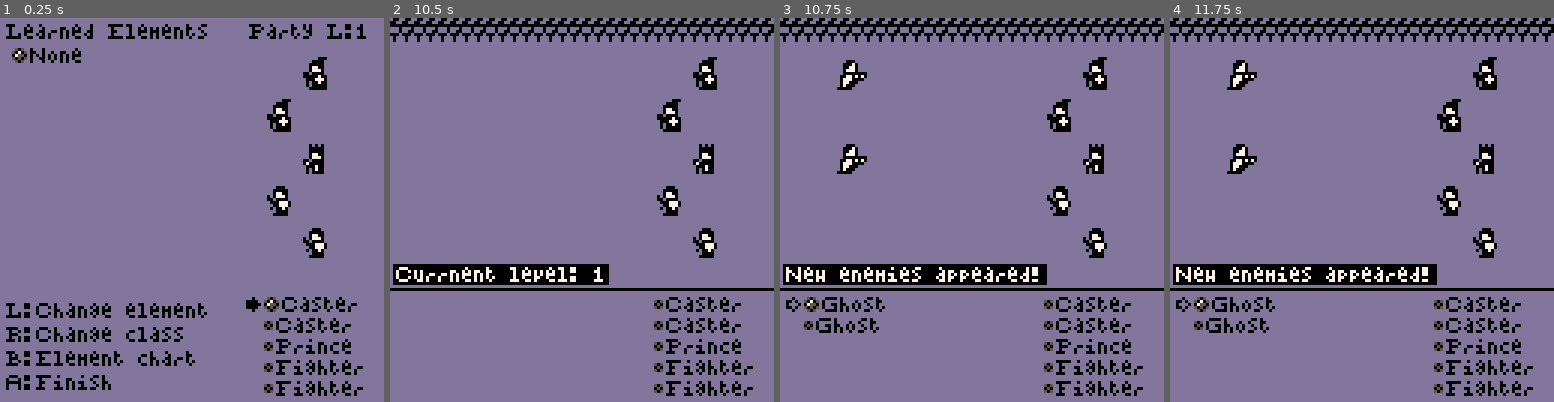
Above: before the commit, frames 1-4 (left to right).
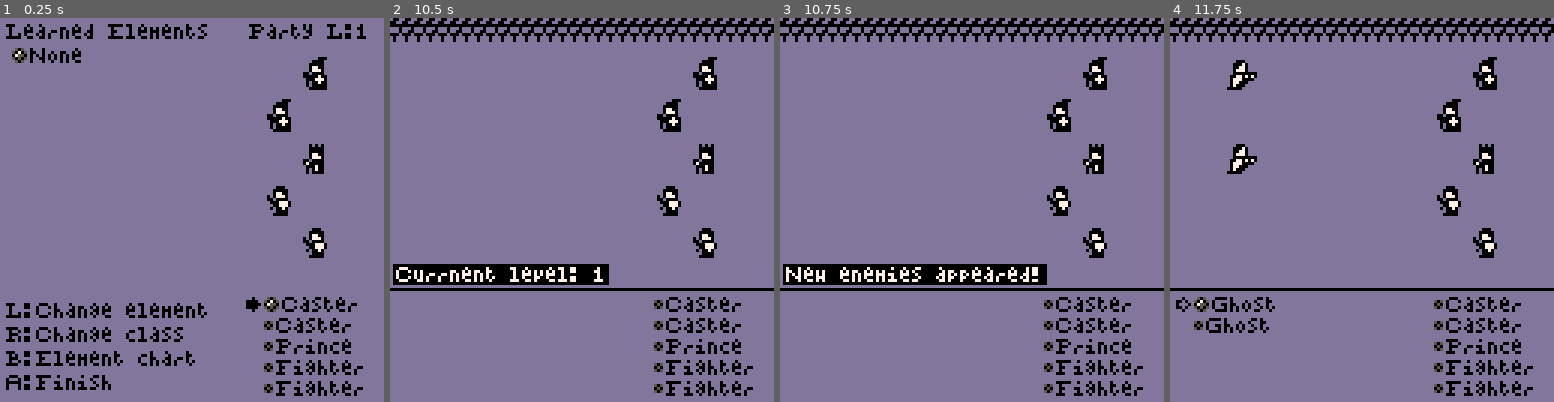
Above: after the commit, the same moments.

Repository: JohnAdamZiolkowski/Pico8-Hive
Game: PICO-8 cartridge prince/prince.p8
The game is run twice, just before and just after one commit, with the same random seed, the same clock (stepped at 60 frames per second) and the same inputs.
Inputs:
- Up to frame 1 (0.25 s): no input
- Up to frame 2 (10.5 s): tap X (X key) at 0.33, 1.07, 1.85, 2.97, 4.08, 5.2, 6.32, 7.43, 8.55, 9.67 s; tap O (Z key) at 0.7, 1.7, 2.1, 2.5, 2.9, 3.3, 3.7, 4.1, 4.5, 4.9, 5.3, 5.7, 6.1, 6.5, 6.9, 7.3, 7.7, 8.1, 8.5, 8.9, 9.3, 9.7, 10.1 s; hold Right 1.6-2.1 s; hold Up 2.15-2.42 s; hold Right 2.47-3.03 s; hold Left 3.08-3.58 s; hold Down 3.63-3.97 s; hold Right 4.02-4.68 s; hold Up 4.73-5.03 s; hold Left 5.08-5.68 s; hold Down 5.73-6.03 s; hold Right 6.08-6.58 s; hold Right 6.63-7.13 s; hold Up 7.18-7.45 s; hold Right 7.5-8.07 s; hold Left 8.12-8.62 s; hold Down 8.67-9 s; hold Right 9.05-9.72 s; hold Up 9.77-10.07 s; hold Left from 10.12 s (still down)
- Up to frame 3 (10.75 s): tap O (Z key) at 10.5 s; release Left at 10.72 s
- Up to frame 4 (11.75 s): hold Down 10.77-11.07 s; tap X (X key) at 10.78 s; tap O (Z key) at 10.9, 11.3, 11.7 s; hold Right 11.12-11.62 s

Frames 1-2 are identical in both runs. In frame 3, 1.5% of the frame differs, in the area x 1-28%, y 10-83%; in frame 4, 3.8%, in the area x 0-70%, y 64-70%.

Commit message:
continued work on state management

Diff:
--- a/prince/prince.p8
+++ b/prince/prince.p8
@@ -101,7 +101,7 @@
  //safely clears a list
  //ignores non-list table items
  assert(type(list)==table)
- assert(#list>0)
+ //assert(#list>0)
  local length = #list
  for i=length,1,-1 do
   local item = list[i]
@@ -184,8 +184,11 @@
 states = {
  arena="arena",
  settings="settings",
- team_building="team_building",
- element_chart="element_chart",
+ team_building="team building",
+ element_chart="element chart",
+ attacking="attacking",
+ battle_over="battle over",
+ game_over="game over",
  stack={"arena"}
 }
 
@@ -547,7 +550,7 @@
 end
 
 function set_up_arena()
- set_state(states.arena)
+ //set_state(states.arena)
  arena = {}
 
  arena.party = {n="party"}
@@ -575,19 +578,21 @@
 end
 
 function pop_state()
- local state = get_state()
- del(states.stack, state)
+ local prev_state = get_state()
+ del(states.stack, prev_state)
 
  state = get_state()
  if state == states.arena then
-  if #arena.enemies == 0 then
+  if prev_state == states.team_building
+   or prev_state == states.battle_over
+    or prev_state == states.game_over then
    set_up_enemies()
   end
   draw_arena()
   draw_options()
   //possible bug if auto
   //already on
-  if auto then auto_turn() end
+  //if auto then auto_turn() end
  elseif get_state() == states.team_building then
   draw_team_building()
  end
@@ -603,8 +608,18 @@
 
 function _update()
  local state = get_state()
+
  if state == states.arena then
   update_arena()
+
+ elseif state == states.attacking then
+  update_attack()
+
+ elseif state == states.game_over then
+  update_game_over()
+
+ elseif state == states.battle_over then
+  update_battle_over()
 
  elseif state == states.element_chart then
   if btnp(🅾️) or btnp(❎)
@@ -622,46 +637,39 @@
 end
 
 function update_arena()
-	if attack_ticks then
-  update_attack()
- elseif over_ticks then
-  update_battle_over()
- elseif game_over_ticks then
-  update_game_over()
+
+ if turn == arena.party then
+  if not auto then
+   if btnp(⬅️) then
+    init_element_chart()
+   elseif btnp(➡️) then
+    enter_settings()
+   elseif btnp(⬆️) then
+    cur.i -= 1
+    cap_cursor()
+    draw_arena()
+    draw_options()
+   elseif btnp(⬇️) then
+    cur.i += 1
+    cap_cursor()
+    draw_arena()
+    draw_options()
+   elseif btnp(🅾️) then
+    select()
+   elseif btnp(❎) then
+    deselect()
+  	end
+  else
+   if btnp(❎) then
+    end_auto_turn()
+   else
+    update_auto_turn()
+   end
+  end
+ elseif turn == arena.enemies then
+  update_auto_turn()
  else
-  if turn == arena.party then
-   if not auto then
-    if btnp(⬅️) then
-     init_element_chart()
-    elseif btnp(➡️) then
-     enter_settings()
-    elseif btnp(⬆️) then
-     cur.i -= 1
-     cap_cursor()
-     draw_arena()
-     draw_options()
-    elseif btnp(⬇️) then
-     cur.i += 1
-     cap_cursor()
-     draw_arena()
-     draw_options()
-    elseif btnp(🅾️) then
-     select()
-    elseif btnp(❎) then
-     deselect()
-   	end
-   else
-    if btnp(❎) then
-     end_auto_turn()
-    else
-     update_auto_turn()
-    end
-   end
-  elseif turn == arena.enemies then
-   update_auto_turn()
-  else
-   assert(false, turn)
-  end
+  assert(false, turn)
  end
 end
 
@@ -806,6 +814,7 @@
 -- attack
 
 function attack()
+ push_state(states.attacking)
  attack_ticks = 0
 
  attacker = lget(turn,cur.s.i)
@@ -929,8 +938,9 @@
   targets = nil
 
   toggle_turn()
-  draw_arena()
-  draw_options()
+  //draw_arena()
+  //draw_options()
+  pop_state()
   check_over()
  end
 end
@@ -1016,6 +1026,7 @@
 
 
 function battle_over()
+ push_state(states.battle_over)
  over_ticks = 0
 end
 
@@ -1043,6 +1054,7 @@
  	 if arena.party.level > #levels then
  	  arena.party.level = #levels
  	 end
+   did_level = true
    revive()
    text = "^level up!! ^now at "..arena.party.level
   else
@@ -1053,16 +1065,22 @@
   note(text)
 
  elseif over_ticks == 20*delay then
-  set_up_enemies()
-  draw_arena()
-  draw_options()
-  text = "^new enemies"
-  if #arena.enemies == 1 then
-   text = "^single "..lget(arena.enemies,1).stats.n
-  end
-  note(text.." appeared!")
+  if did_level then
+   start_team_building()
+   did_level = false
+  else
+   //set_up_enemies()
+   draw_arena()
+   draw_options()
+   text = "^new enemies"
+   if #arena.enemies == 1 then
+    text = "^single "..lget(arena.enemies,1).stats.n
+   end
+   note(text.." appeared!")
+  end
  elseif over_ticks == 23*delay then
   over_ticks = nil
+  pop_state()
  end
 end
 
@@ -1070,6 +1088,7 @@
 -- game over
 
 function game_over()
+ push_state(states.game_over)
  game_over_ticks = 0
 end
 
@@ -1106,8 +1125,11 @@
   	 arena.party.level = old_level-2
   	 arena.party.score = lget(levels,arena.party.level)
   	end
-  	set_up_enemies()
+  	pop_state()
+  	start_team_building()
   	over_message = "^the party is set back to "..arena.party.level.."..."
+  	note(over_message)
+  	return
   else
    set_up_party()
    over_message = "^a new party appears!"
@@ -1117,8 +1139,7 @@
   note(over_message)
  elseif game_over_ticks == 18*delay then
   game_over_ticks = nil
-  draw_arena()
-  draw_options()
+  pop_state()
  end
 end
 
@@ -1180,6 +1201,10 @@
 
 function start_team_building()
  push_state(states.team_building)
+ lclr(arena.enemies)
+ turn = arena.party
+ cur.l = arena.party
+ cap_cursor()
  draw_team_building()
 end
 
@@ -1212,7 +1237,7 @@
 -- draw
 
 function _draw()
- if stats and get_state() == states.arena then
+ if stats then
   draw_stats()
  end
 end
@@ -1581,6 +1606,14 @@
   end
  end
  print(message, 0, 0, white, black)
+
+ local state_text = ""
+ if states and states.stack then
+  for s=1,#states.stack do
+   state = lget(states.stack,s)
+   print(state, 0, s*8+64, white, black)
+  end
+ end
 end
 
 
Not shown, changed: the thumbnail (__label__) section of prince/prince.p8
